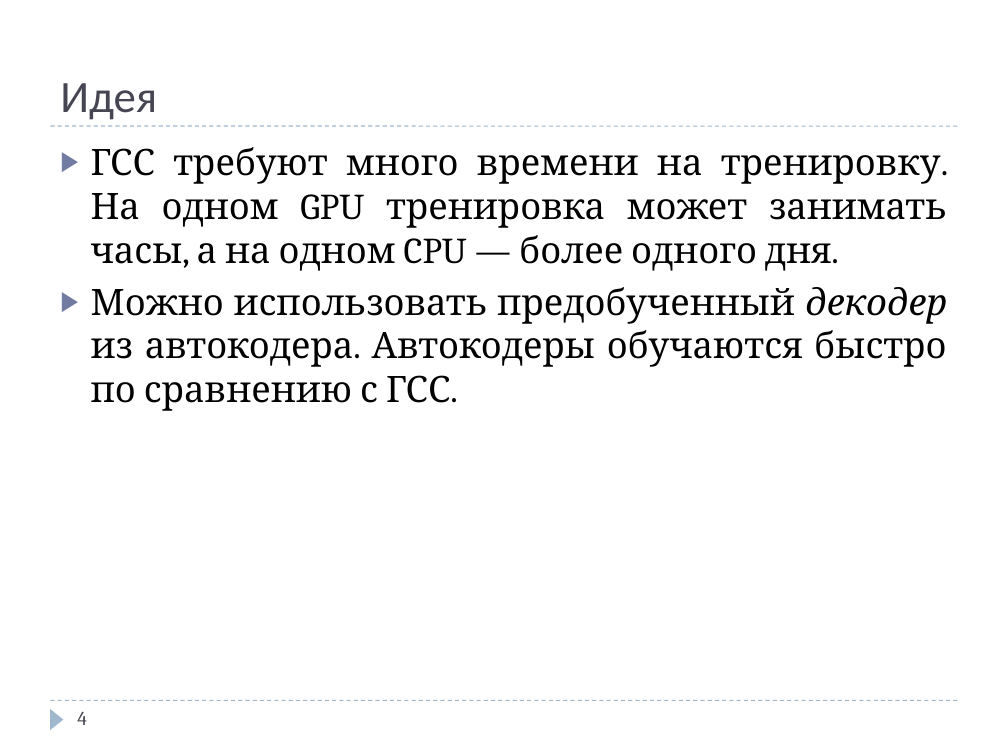
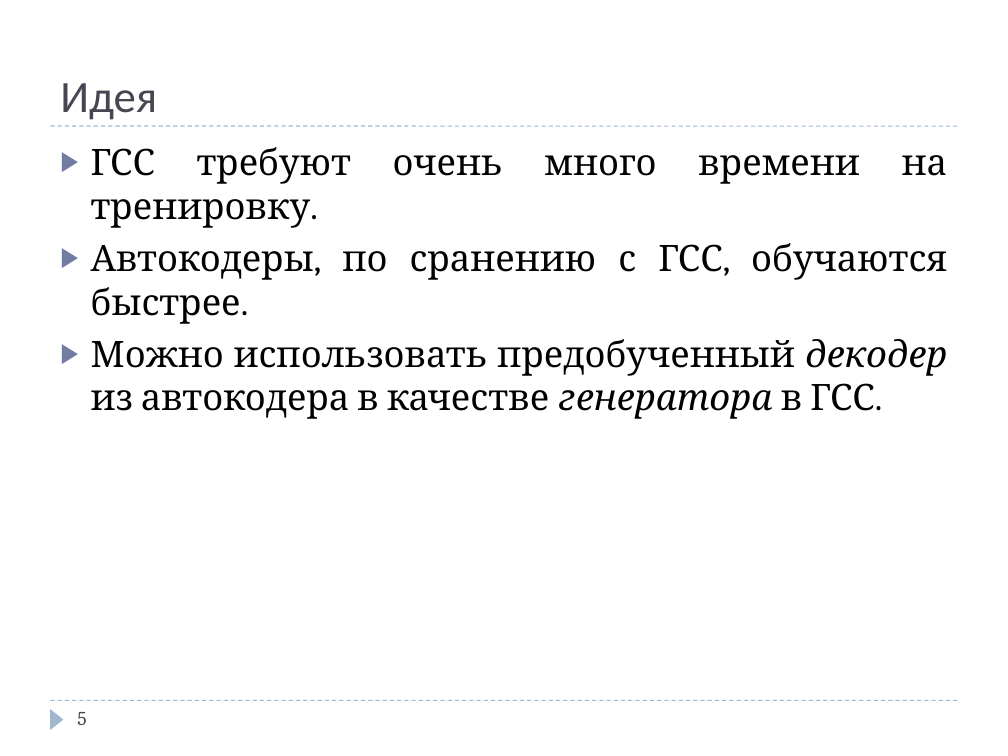
Before and after one commit to Ppasha9/ganfasttraining, a slide deck: slide 5 of presentations/FastGanTraining_Denisov_Pavel.pptx (slide 4 before the commit). Drawn at 1008x756 pixels with LibreOffice and Linux fonts; fonts in the diff are those of the drawing. Boxes give left, top, right and bottom in pixels: in the first picture for what was removed or moved away, otherwise in the second. Text is boxed around its words. In the diff, an @@ line names an element or a change of style, - is before the commit and + after.

Commit message:
Add new presentation

```diff
--- a/presentations/FastGanTraining_Denisov_Pavel.pptx
+++ b/presentations/FastGanTraining_Denisov_Pavel.pptx
@@ text at (x1=91, y1=147, x2=947, y2=419): text changed @@
-▶ ГСС требуют много времени на тренировку. На одном GPU тренировка может занимать часы, а на одном CPU — более одного дня.
-▶ Можно использовать предобученный декодер из автокодера. Автокодеры обучаются быстро по сравнению с ГСС.
+▶ ГСС требуют очень много времени на тренировку.
+▶ Автокодеры, по сранению с ГСС, обучаются быстрее.
+▶ Можно использовать предобученный декодер из автокодера в качестве генератора в ГСС.
@@ page number at (x1=77, y1=712, x2=86, y2=725): text changed @@
-4
+5
```
Also in this commit, not shown: 2 other slides changed, 2 slides added, 1 slide removed, 2 other files.
